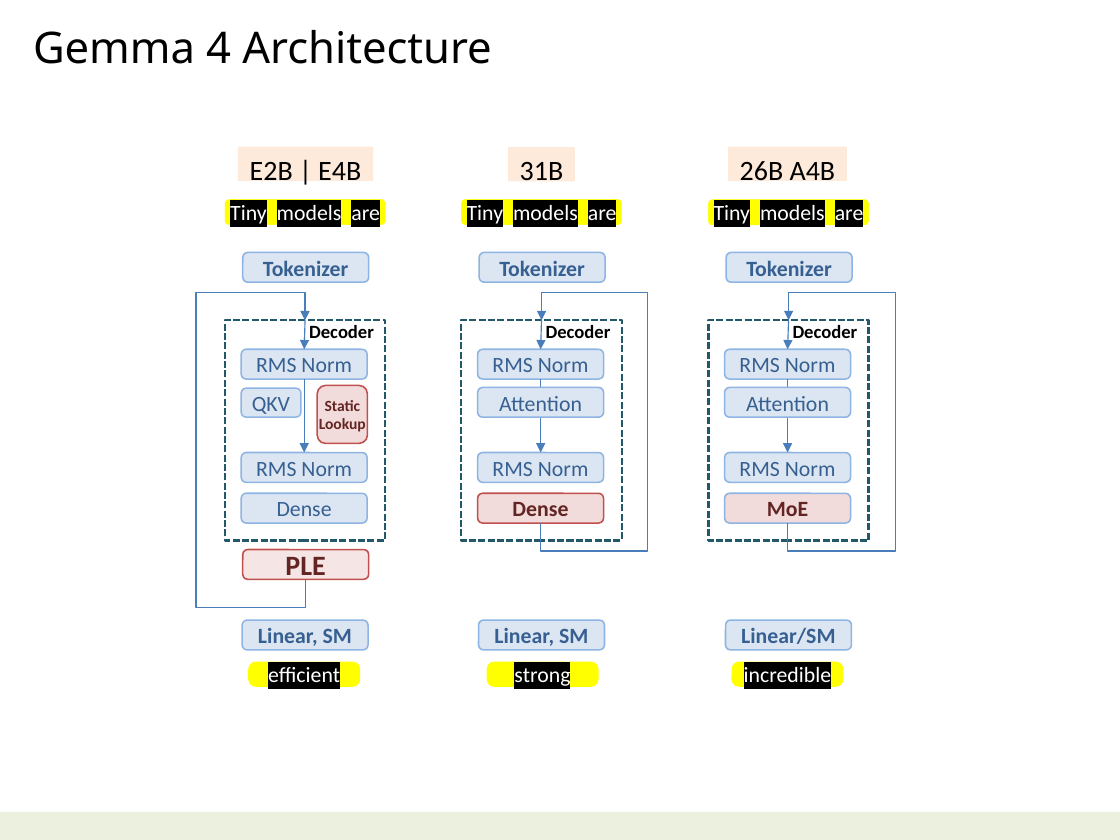
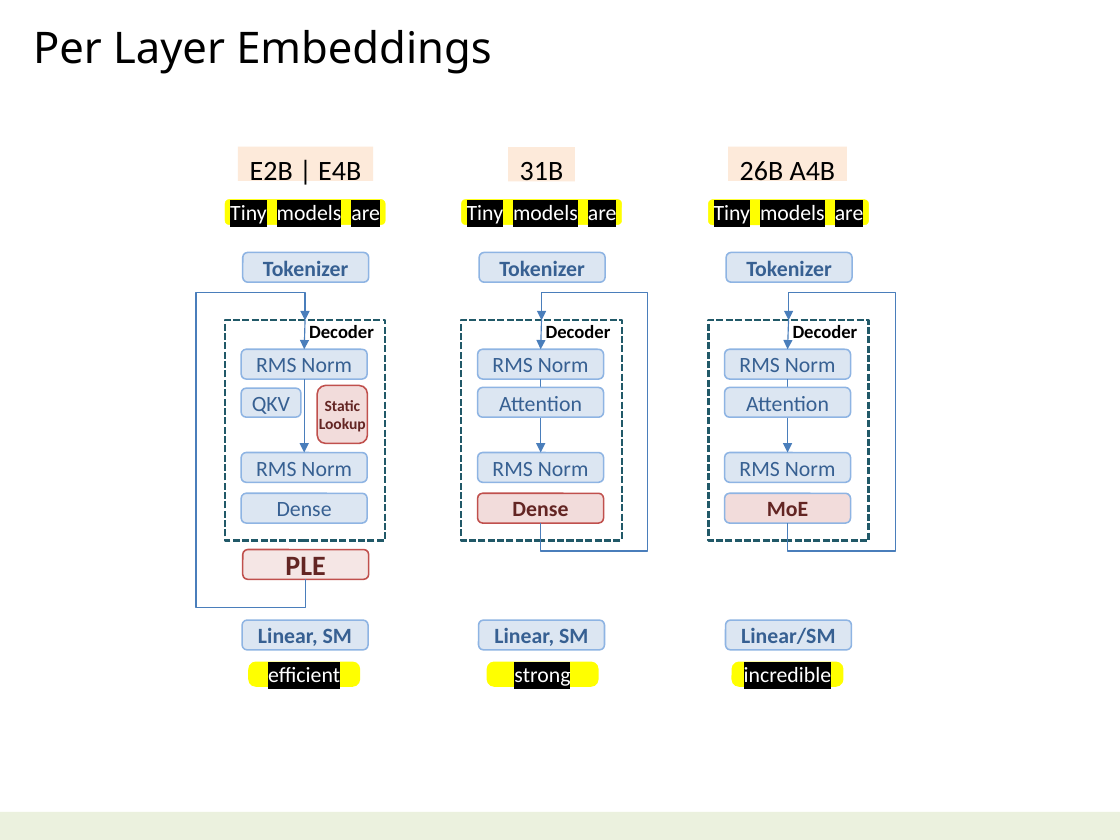
Before and after one commit to navibator/crazy-ai, a slide deck: slide 14 of ai-gemma.pptx. Drawn at 1120x840 pixels with LibreOffice and Linux fonts; fonts in the diff are those of the drawing. Boxes give left, top, right and bottom in pixels: in the first picture for what was removed or moved away, otherwise in the second. Text is boxed around its words. In the diff, an @@ line names an element or a change of style, - is before the commit and + after.

```diff
--- a/ai-gemma.pptx
+++ b/ai-gemma.pptx
@@ text at (33, 30, 491, 74): text changed @@
-Gemma 4 Architecture
+Per Layer Embeddings
```
Also in this commit, not shown: 6 other slides changed, 1 slide removed, 18 other files.
